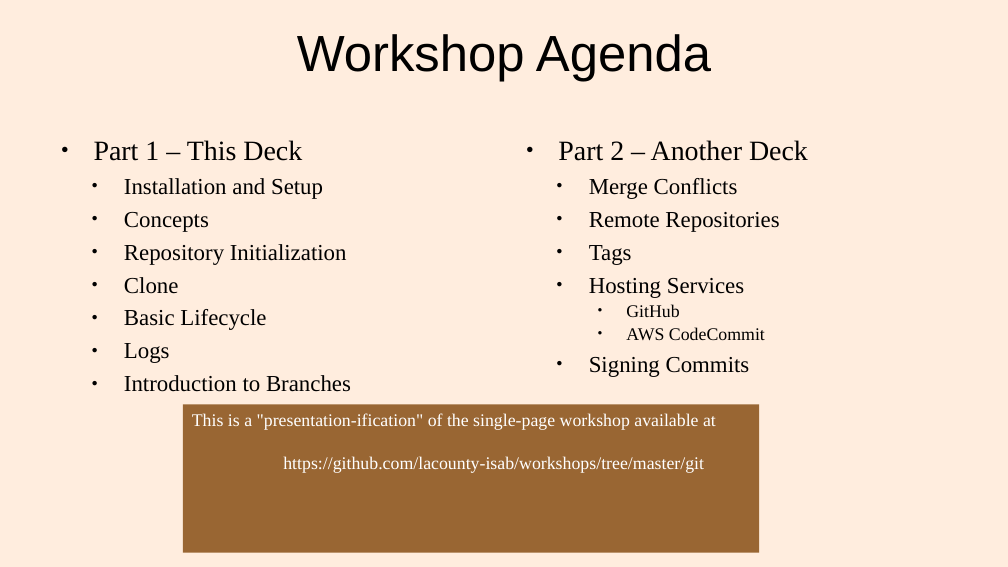
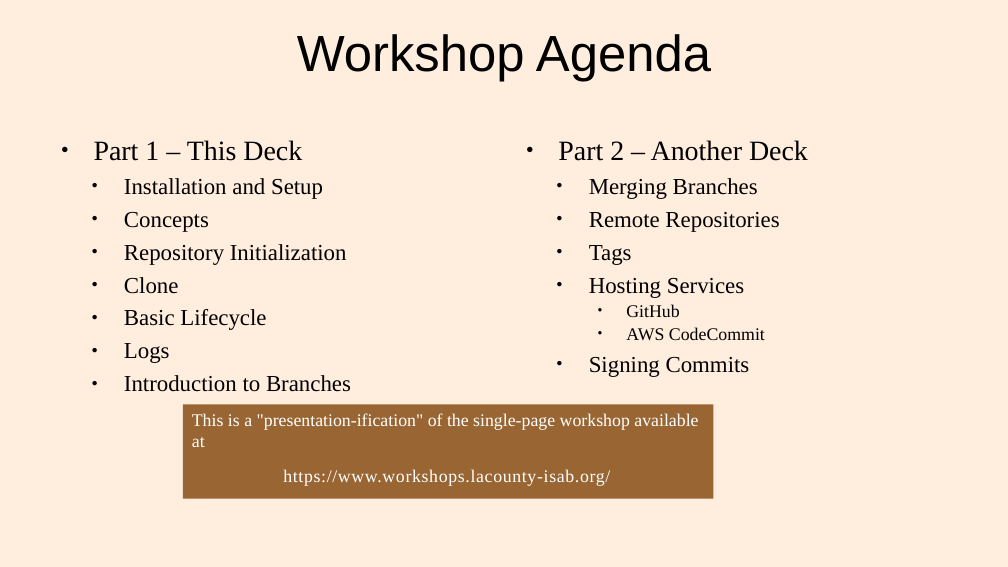
Before and after one commit to lacounty-isab/workshops, a slide deck: slide 2 of git/GitWorkshop1.odp. Drawn at 1008x567 pixels with LibreOffice and Linux fonts; fonts in the diff are those of the drawing. Boxes give left, top, right and bottom in pixels: in the first picture for what was removed or moved away, otherwise in the second. Text is boxed around its words. In the diff, an @@ line names an element or a change of style, - is before the commit and + after.

Commit message:
Moved ending of Part 1 to Part 2.
Upgraded Docusaurus to alpha.66.
No longer maintaining readme.md version of presentation.

```diff
--- a/git/GitWorkshop1.odp
+++ b/git/GitWorkshop1.odp
@@ text at <box>589,178,758,199</box>: text changed @@
-  ● Merge Conflicts
+  ● Merging Branches
@@ rectangle "This is a "presentation-ification" of ...": place and size @@
-rectangle "This is a "presentation-ification" of ..." at <box>183,404,759,552</box>
+rectangle "This is a "presentation-ification" of ..." at <box>183,404,713,499</box>
@@ text in rectangle at <box>283,469,610,486</box>: text changed @@
-https://github.com/lacounty-isab/workshops/tree/master/git
+https://www.workshops.lacounty-isab.org/
```
Also in this commit, not shown: 10 other slides changed, 9 slides removed, 22 other files.
